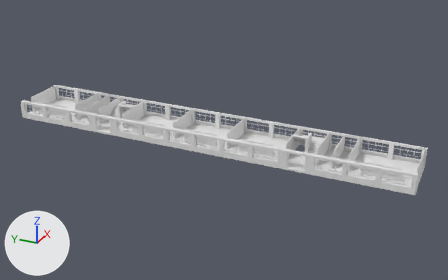
The OBJ model models/koyo/3dMap_south_2F.obj, before and after one commit.
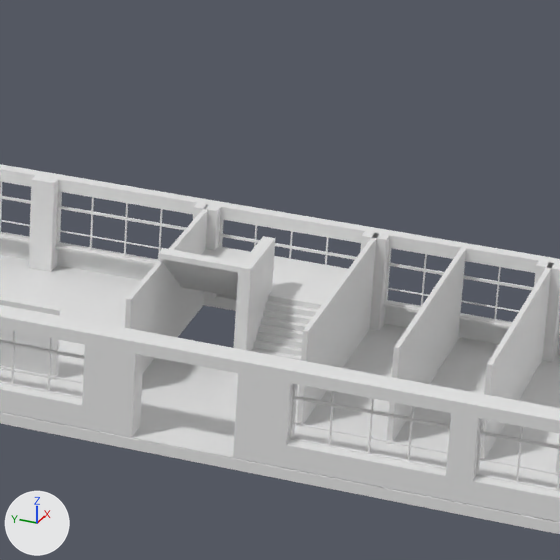
The first picture shows the older version from a camera (50 mm lens) standing at (-72.4, -44.4, 49.2) and looking at (19.4, -3.1, 3.3). The close-ups show both versions on the part from 59% to 81% of the width and 33% to 68% of the height of that picture. The axes (+X, +Y, +Z) are drawn at lower left. The lights are the same throughout. Where no turn or scale is listed for an object, it has been applied to the vertices.

The older version as bpy lines, for what is in view:
```python
me_str_2f_立方体_004 = bpy.data.meshes.new('Str_2F_立方体.004')
me_str_2f_立方体_004.from_pydata(...)  # 1292 vertices, 1292 faces; spans x 18.8..23.6, y -21.0..21.0, z 3.0..6.8
me_wall_w2f2_math1_立方体_192 = bpy.data.meshes.new('wall_W2F2~Math1_立方体.192')
me_wall_w2f2_math1_立方体_192.from_pydata(...)  # a box spanning x 16.12..23.62, y -23.7..-23.55, z 3.38..6.38
me_window_2f_1_立方体_031 = bpy.data.meshes.new('window_2F-1_立方体.031')
me_window_2f_1_立方体_031.from_pydata(...)  # 2296 vertices, 2562 faces; spans x 23.6..23.7, y -36.4..36.4, z 4.1..6.0
ob_str_2f_立方体_004 = bpy.data.objects.new('Str_2F_立方体.004', me_str_2f_立方体_004)
ob_str_2f_立方体_004.location = (0.0, 0.0, 0.0)
ob_wall_w2f2_math1_立方体_192 = bpy.data.objects.new('wall_W2F2~Math1_立方体.192', me_wall_w2f2_math1_立方体_192)
ob_wall_w2f2_math1_立方体_192.location = (0.0, 0.0, 0.0)
ob_window_2f_1_立方体_031 = bpy.data.objects.new('window_2F-1_立方体.031', me_window_2f_1_立方体_031)
ob_window_2f_1_立方体_031.location = (0.0, 0.0, 0.0)
# also in view: 'pillar_2F-Bridge_立方体.109' at (13.9, 0.0, 4.7); 'wall_3B~Str2F2_立方体.047' at (19.9, -15.8, 4.9); 'overWindow_2F_立方体.027' at (23.8, 0.0, 6.2); 'pillar_2F_立方体.628' at (18.8, 0.0, 4.9); 'underWindow_2F-2_立方体.007' at (13.7, 0.0, 3.8)
```
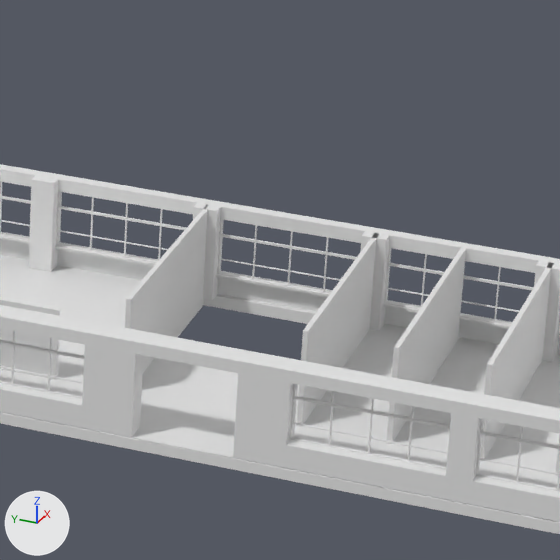
Boxes [x1, y1, x2, y2] around the edits, measured in the close-ups (560 x 560 px):
'Str_2F_立方体.004', deleted: before [158, 236, 348, 360]

Edits to the bpy script that builds the scene:
```text
Remove ob_str_2f_立方体_004:
    ob_str_2f_立方体_004 = bpy.data.objects.new('Str_2F_立方体.004', me_str_2f_立方体_004)
    ob_str_2f_立方体_004.location = (0.0, 0.0, 0.0)
```
